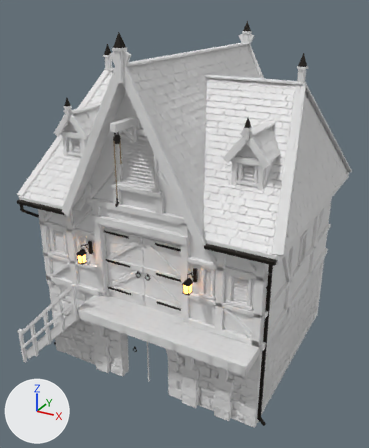
The FBX model GameClient/ArtSource/Silverbrook/Granary/SilverbrookGranary.fbx, before and after one commit.
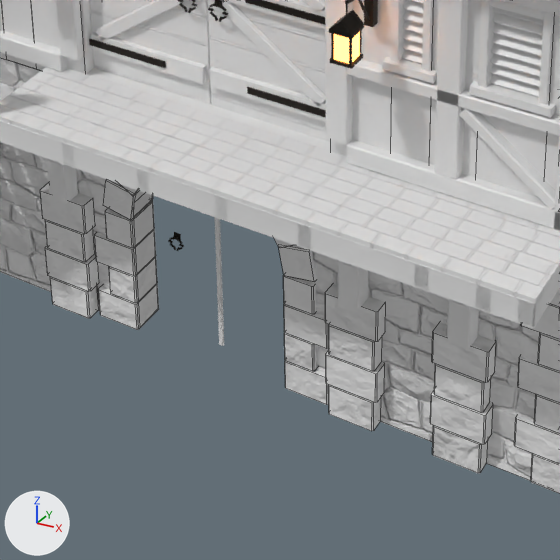
Old and new are each drawn whole from a 50 mm camera at (6.76, -12.69, 10.35) aimed at (-0.03, -0.36, 4.19) and again close up on the part from 22% to 69% of the width and 61% to 100% of the height. The axes (+X, +Y, +Z) are drawn at lower left. The lights are the same throughout. The first two pictures are the older version. The close-ups show mesh edges as thin lines.

The older version as bpy lines, for what is in view:
```python
me_sm_sbgranary_details = bpy.data.meshes.new('SM_SBGranary_Details')
me_sm_sbgranary_details.from_pydata(...)  # 1330 vertices, 886 faces; spans x -3.71..3.79, y -3.78..3.79, z 0.01..9.74
# faces by material slot: [704, 150, 12, 20]
me_sm_sbgranary_details.materials.append(mat_sb_forgediron)  # dark grey #302d29
me_sm_sbgranary_details.materials.append(mat_sb_doorboards)
me_sm_sbgranary_details.materials.append(mat_sb_lanternglow)  # brown #957c59, glowing orange #ffa650
me_sm_sbgranary_details.materials.append(mat_sb_granary_rope)  # brown #958165
me_sm_sbgranary_plaster = bpy.data.meshes.new('SM_SBGranary_Plaster')
me_sm_sbgranary_plaster.from_pydata(...)  # 280 vertices, 250 faces; spans x -3.36..3.44, y -2.82..3.18, z 2.5..8.92
me_sm_sbgranary_plaster.materials.append(mat_sb_limeplaster)
me_sm_sbgranary_timber = bpy.data.meshes.new('SM_SBGranary_Timber')
me_sm_sbgranary_timber.from_pydata(...)  # 4812 vertices, 3032 faces; spans x -3.92..3.83, y -3.81..3.81, z 0.0..9.42
# faces by material slot: [2862, 170]
me_sm_sbgranary_timber.materials.append(mat_sb_oaktimber)
me_sm_sbgranary_timber.materials.append(mat_sb_doorboards)
ob_sm_sbgranary_details = bpy.data.objects.new('SM_SBGranary_Details', me_sm_sbgranary_details)
ob_sm_sbgranary_details.location = (0.0, 0.0, 0.0)
ob_sm_sbgranary_plaster = bpy.data.objects.new('SM_SBGranary_Plaster', me_sm_sbgranary_plaster)
ob_sm_sbgranary_plaster.location = (0.0, 0.0, 0.0)
ob_sm_sbgranary_timber = bpy.data.objects.new('SM_SBGranary_Timber', me_sm_sbgranary_timber)
ob_sm_sbgranary_timber.location = (0.0, 0.0, 0.0)
# also in view: 'SM_SBGranary_Masonry' at (0.04, 0.12, 1.25)
```
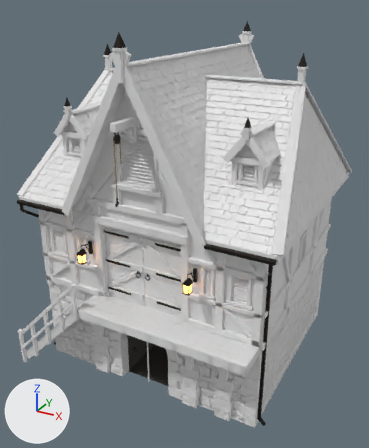
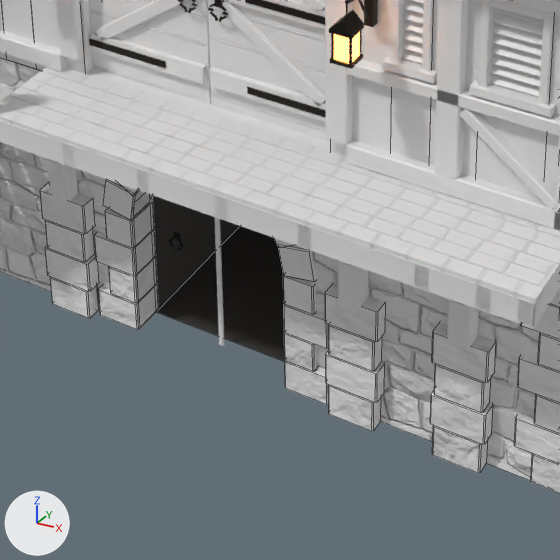
What changed in the scene script:
```text
Add mat_sb_entryroom:
    mat_sb_entryroom = principled_material('SB_EntryRoom')
    mat_sb_entryroom.base_color = (0.05, 0.045, 0.04)  # dark grey #3f3c38
    mat_sb_entryroom.roughness = 0.95
Add me_sm_sbgranary_entryrooms:
    me_sm_sbgranary_entryrooms.from_pydata([(-0.75, -0.9, 0.0), (0.83, -0.9, 0.0), (0.83, -0.9, 2.05), (-0.75, -0.9, 2.05), (-0.75, -2.57, 0.0), (-0.75, -2.57, 2.05), (0.83, -2.57, 2.05), (0.83, -2.57, 0.0)], [], [(0, 1, 2, 3), (4, 0, 3, 5), (6, 2, 1, 7), (4, 7, 1, 0), (3, 2, 6, 5)])
    me_sm_sbgranary_entryrooms.materials.append(mat_sb_entryroom)  # dark grey #3f3c38
Add ob_sm_sbgranary_entryrooms:
    ob_sm_sbgranary_entryrooms = bpy.data.objects.new('SM_SBGranary_EntryRooms', me_sm_sbgranary_entryrooms)
    ob_sm_sbgranary_entryrooms.location = (0.0, 0.0, 0.0)
```

Pixel boxes (x1, y1, x2, y2) of what changed, in the close-ups (560 x 560 px):
'SM_SBGranary_EntryRooms', added: after (150, 195, 285, 362)
